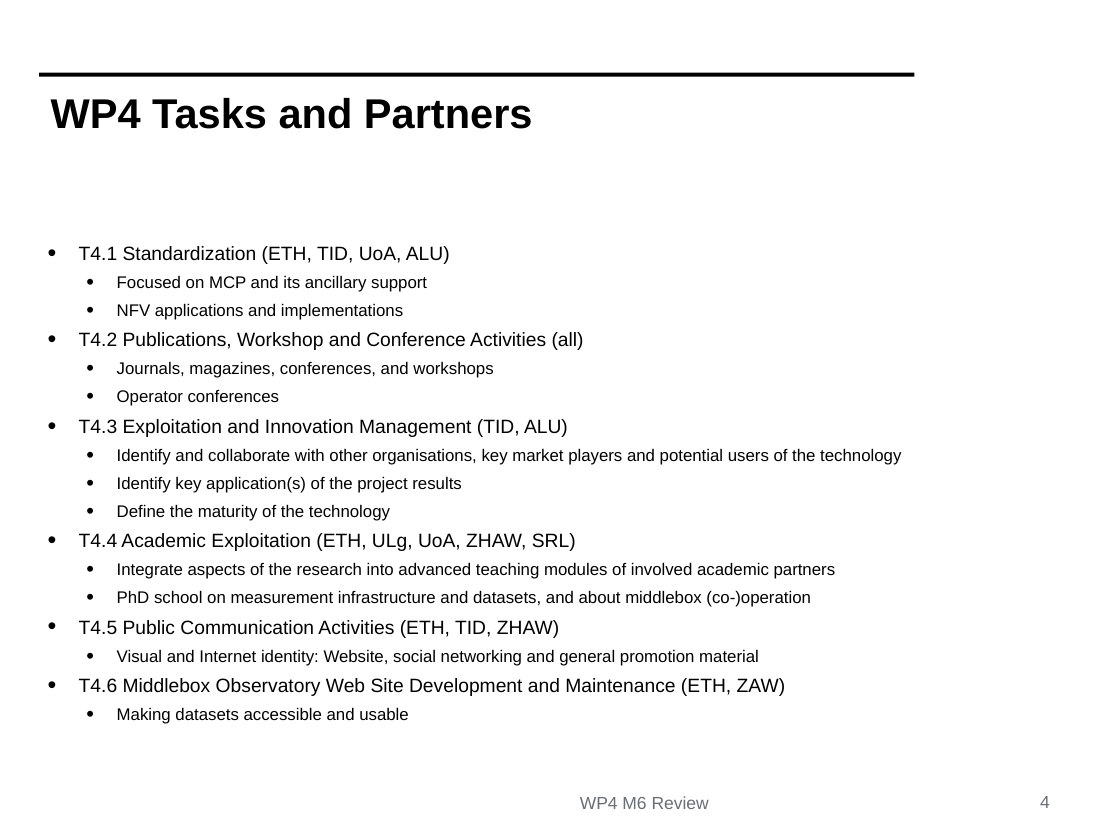
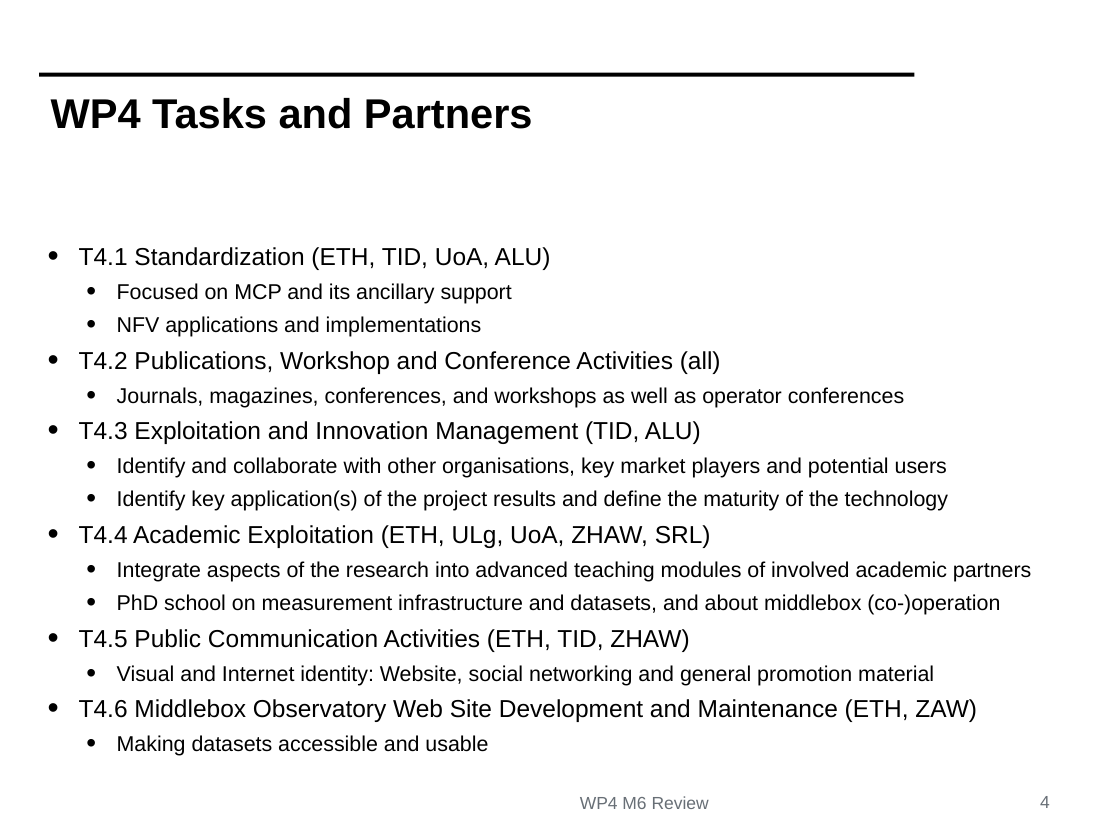
Before and after one commit to mami-project/roadshows, a slide deck: slide 4 of review1/WP4-ReviewM6.pptx. Drawn at 1120x840 pixels with LibreOffice and Linux fonts; fonts in the diff are those of the drawing; background and template pictures are left out. Boxes give left, top, right and bottom in pixels: in the first picture for what was removed or moved away, otherwise in the second. Text is boxed around its words. In the diff, an @@ line names an element or a change of style, - is before the commit and + after.

```diff
--- a/review1/WP4-ReviewM6.pptx
+++ b/review1/WP4-ReviewM6.pptx
@@ text at [79,247,1031,756]: size 17.6 to 22.4 pt in "T4.1 Standardization (ETH, TID, UoA, ALU)", "T4.2 Publications, Workshop and Conference Activities (all)", "T4.3 Exploitation and Innovation Management (TID, ALU)", "T4.4 Academic Exploitation (ETH, ULg, UoA, ZHAW, ..." and 2 more places; size 15.4 to 19.6 pt in "Focused on MCP and its ancillary support", "NFV applications and implementations", "Integrate aspects of the research into advanced ...", "PhD school on measurement infrastructure and datasets, ..." and 2 more places @@
@@ text at [117,387,904,408]: text changed; size 15.4 to 19.6 pt @@
-  • Journals, magazines, conferences, and workshops
-  • Operator conferences
+  • Journals, magazines, conferences, and workshops as well as operator conferences
@@ text at [117,457,948,511]: text changed; size 15.4 to 19.6 pt @@
-  • Identify and collaborate with other organisations, key market players and potential users of the technology
-  • Identify key application(s) of the project results
-  • Define the maturity of the technology
+  • Identify and collaborate with other organisations, key market players and potential users
+  • Identify key application(s) of the project results and define the maturity of the technology
```
Also in this commit, not shown: 4 other slides changed.
